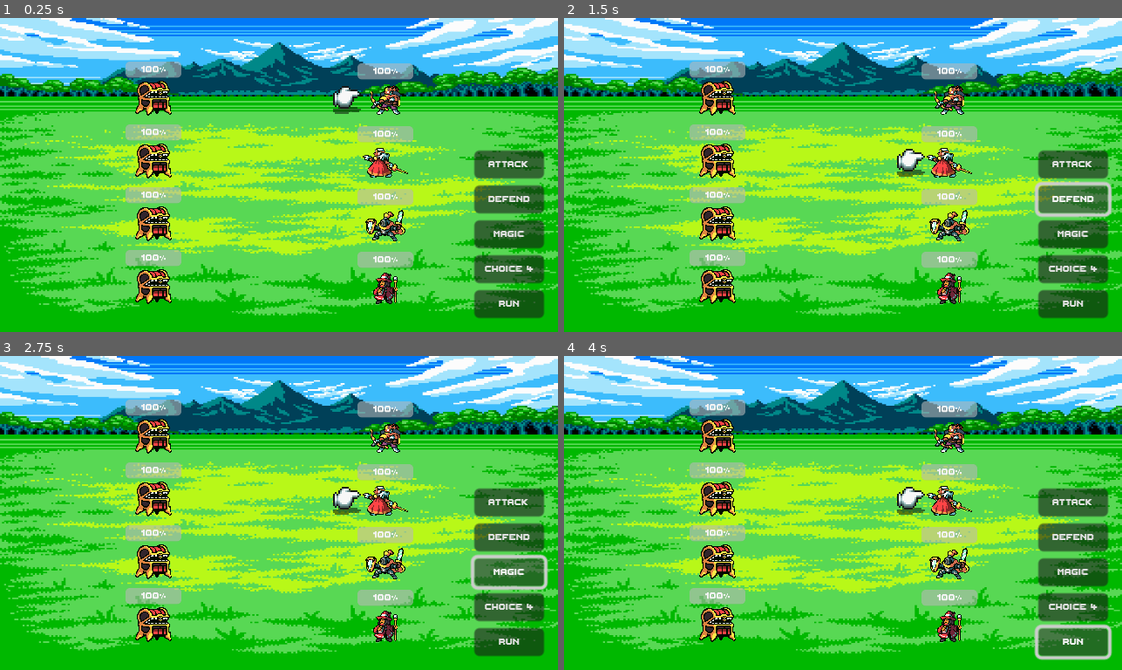
Above: before the commit, frames 1-4 (two rows, left to right).
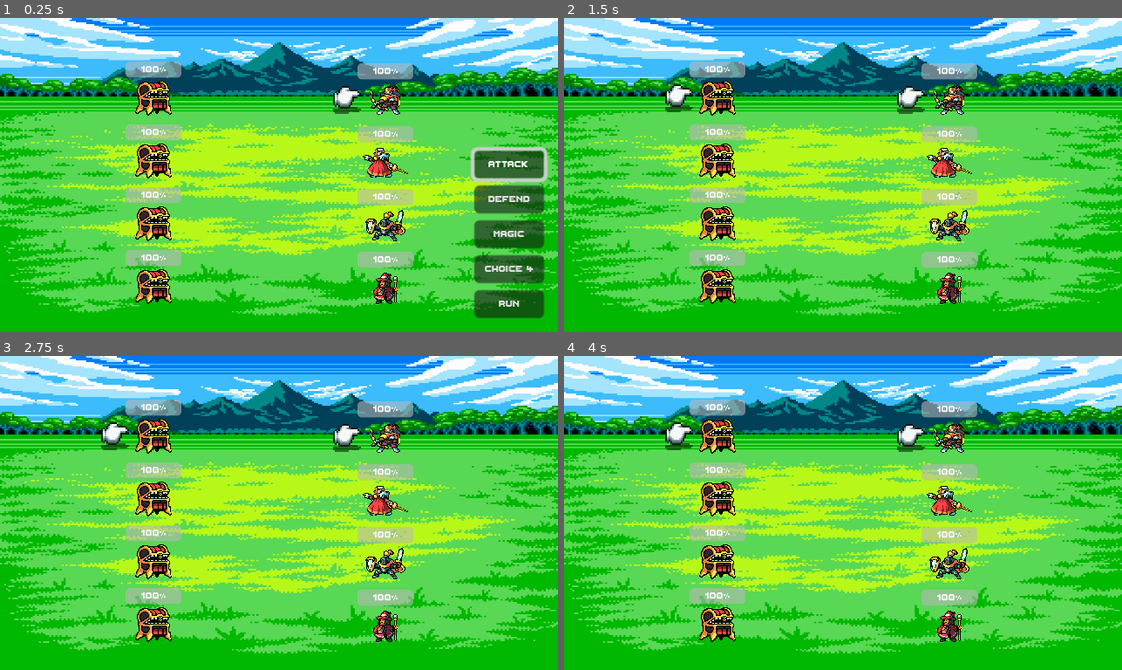
Above: after the commit, the same moments.

Repository: waleedlugod/jrpg
Game: Godot game, scene res://scenes/battle_scene.tscn
Same seed, same stepped clock (60 frames per second), same inputs: the game is played once before the commit and once after it.
Inputs (mouse positions are in pixels of both pictures, inside the frame that each line leads up to):
- Up to frame 1 (0.25 s): no input
- Up to frame 2 (1.5 s): click "Attack" at 0.5 s; click (1071, 200) at 1.25 s, where only the run before the commit has a clickable "Defend"
- Up to frame 3 (2.75 s): click (507, 572) at 2 s, where only the run before the commit has a clickable "Magic"
- Up to frame 4 (4 s): click (1071, 607) at 2.75 s, where only the run before the commit has a clickable "Choice 4"; click (1071, 641) at 3.5 s, where only the run before the commit has a clickable "Run"

The runs differ from the first frame. In frame 1, 0.6% of the frame differs, in the area x 84-99%, y 40-53%; in frame 2, 7.2%; in frame 3, 7.2%; in frame 4, 7.2%, in the area x 18-99%, y 21-97%.
Error before the commit: Cannot call method 'show' on a null value. (res://scripts/enemy_group.gd:66)

Commit message:
refactor to to use game handler (battle_scene.gd)

Diff:
--- a/scenes/battle_scene.tscn
+++ b/scenes/battle_scene.tscn
@@ -1,11 +1,13 @@
-[gd_scene load_steps=5 format=3 uid="uid://y4sj0me3rrwp"]
+[gd_scene load_steps=6 format=3 uid="uid://y4sj0me3rrwp"]
 
 [ext_resource type="Texture2D" uid="uid://cj1sk4ad316me" path="res://assets/rpg-battle-system/background/tumblr_p7k8f3fMWS1wvbydeo1_1280.png" id="1_3hisy"]
+[ext_resource type="Script" path="res://scripts/battle_scene.gd" id="1_u5nxv"]
 [ext_resource type="PackedScene" uid="uid://b4gwvqjmw3g7n" path="res://scenes/enemy_group.tscn" id="1_y55fr"]
 [ext_resource type="PackedScene" uid="uid://ddjnsnnestsan" path="res://scenes/player_group.tscn" id="3_lkmci"]
 [ext_resource type="FontFile" uid="uid://cq3dc84rbkqul" path="res://assets/rpg-battle-system/fonts/ThaleahFat.ttf" id="4_feu23"]
 
 [node name="BattleScene" type="Node2D"]
+script = ExtResource("1_u5nxv")
 
 [node name="TextureRect" type="TextureRect" parent="."]
 offset_right = 320.0
@@ -52,17 +54,15 @@
 text = "Run
 "
 
-[node name="Handler" type="Node" parent="."]
-
-[node name="EnemyGroup" parent="Handler" instance=ExtResource("1_y55fr")]
+[node name="EnemyGroup" parent="." instance=ExtResource("1_y55fr")]
 position = Vector2(88, 46)
 
-[node name="PlayerGroup" parent="Handler" instance=ExtResource("3_lkmci")]
+[node name="PlayerGroup" parent="." instance=ExtResource("3_lkmci")]
 position = Vector2(221, 47)
 
-[connection signal="pressed" from="CanvasLayer/Choice/Attack" to="Handler/EnemyGroup" method="_on_attack_pressed"]
-[connection signal="pressed" from="CanvasLayer/Choice/Defend" to="Handler/EnemyGroup" method="_on_defend_pressed"]
-[connection signal="pressed" from="CanvasLayer/Choice/Magic" to="Handler/EnemyGroup" method="_on_magic_pressed"]
-[connection signal="defend" from="Handler/EnemyGroup" to="Handler/PlayerGroup" method="_on_enemy_group_defend"]
-[connection signal="next_player" from="Handler/EnemyGroup" to="Handler/PlayerGroup" method="_on_enemy_group_next_player"]
-[connection signal="reset_defend" from="Handler/EnemyGroup" to="Handler/PlayerGroup" method="_on_enemy_group_reset_defend"]
+[connection signal="pressed" from="CanvasLayer/Choice/Attack" to="." method="_on_attack_pressed"]
+[connection signal="pressed" from="CanvasLayer/Choice/Attack" to="EnemyGroup" method="_on_attack_pressed"]
+[connection signal="pressed" from="CanvasLayer/Choice/Defend" to="." method="_on_defend_pressed"]
+[connection signal="pressed" from="CanvasLayer/Choice/Defend" to="EnemyGroup" method="_on_defend_pressed"]
+[connection signal="pressed" from="CanvasLayer/Choice/Magic" to="." method="_on_magic_pressed"]
+[connection signal="pressed" from="CanvasLayer/Choice/Magic" to="EnemyGroup" method="_on_magic_pressed"]
--- a/scripts/battle_scene.gd
+++ b/scripts/battle_scene.gd
@@ -1,11 +1,104 @@
 extends Node2D
 
-
-# Called when the node enters the scene tree for the first time.
-func _ready() -> void:
-	pass # Replace with function body.
+@onready var action_choice: VBoxContainer = $"./CanvasLayer/Choice"
+@onready var enemies = $EnemyGroup.enemies
+@onready var players = $PlayerGroup.players
 
 
-# Called every frame. 'delta' is the elapsed time since the previous frame.
-func _process(delta: float) -> void:
+# handles target focus when attacking
+var action_target: int = 0:
+	set(new_action_target):
+		enemies[action_target].unfocus()
+		enemies[new_action_target].focus()
+		action_target= new_action_target
+
+
+# handles player currently taking action
+var current_player: int = 0:
+	set(new_current_player):
+		players[current_player].unfocus()
+		players[new_current_player].focus()
+		current_player= new_current_player
+
+
+var action_queue: Array = []
+var chosen_action: String = ""
+var enemy_action_queue: Array = []
+var rng: RandomNumberGenerator = RandomNumberGenerator.new()
+
+var is_battling: bool = false
+
+
+func _ready() -> void:
+	show_choice()
+
+
+func _process(_delta: float) -> void:
+	if not action_choice.visible:
+		if Input.is_action_just_pressed("ui_up"):
+			if action_target > 0:
+				action_target -= 1
+
+		if Input.is_action_just_pressed("ui_down"):
+			if action_target < enemies.size() - 1:
+				action_target += 1
+
+		if Input.is_action_just_pressed("ui_accept"):
+			action_queue.push_back({
+				chosen_action = chosen_action,
+				target = action_target
+			})
+			if current_player + 1 < players.size():
+				current_player += 1
+			clear_action_target_focus()
+			show_choice()
+
+	if action_queue.size() == players.size() and not is_battling:
+		is_battling = true
+		start_battle_sequence()
+
+
+func start_battle_sequence():
+	for action in action_queue:
+		print(action)
+		match action.chosen_action:
+			"attack": enemies[action.target].take_damage(1)
+			"defend": pass
+			"magic": pass
+	is_battling = false
+	current_player = 0
+	action_queue.clear()
+
+func generate_enemy_actions():
 	pass
+
+
+func show_choice():
+	action_choice.show()
+	action_choice.find_child("Attack").grab_focus()
+
+
+func clear_action_target_focus() -> void:
+	for enemy in enemies: enemy.unfocus()
+
+
+func start_choose_action_target():
+	action_choice.hide()
+	clear_action_target_focus()
+	action_target = 0
+
+
+func _on_attack_pressed() -> void:
+	start_choose_action_target()
+	chosen_action = "attack"
+
+
+func _on_defend_pressed() -> void:
+	action_queue.push_back({chosen_action = "defend"})
+	players[current_player].is_defending = true
+	if current_player + 1 < players.size(): current_player += 1
+
+
+func _on_magic_pressed() -> void:
+	chosen_action = "magic"
+	start_choose_action_target()
--- a/scripts/enemy_group.gd
+++ b/scripts/enemy_group.gd
@@ -1,92 +1,9 @@
 extends Node2D
 
 var enemies: Array = []
-var action_queue: Array  = []
-var is_battling: bool = false
-var index: int = 0
-var currentAction: String = ""
-var rng = RandomNumberGenerator.new()
-
-signal next_player
-signal reset_defend
-signal defend
-@onready var choice: VBoxContainer = $"../CanvasLayer/Choice"
 
 # Called when the node enters the scene tree for the first time.
 func _ready() -> void:
 	enemies = get_children()
 	for i in enemies.size():
 		enemies[i].position = Vector2(0, i*36)
-
-	show_choice()
-
-# Called every frame. 'delta' is the elapsed time since the previous frame.
-func _process(delta: float) -> void:
-	if not choice.visible:
-		if Input.is_action_just_pressed("ui_up"):
-			if index > 0:
-				index -= 1
-				switch_focus(index, index+1)
-
-		if Input.is_action_just_pressed("ui_down"):
-			if index < enemies.size() - 1:
-				index += 1
-				switch_focus(index, index-1)
-
-		if Input.is_action_just_pressed("ui_accept"):
-			action_queue.push_back([currentAction, index])
-			emit_signal("next_player")
-			_reset_focus()
-			show_choice()
-
-	if action_queue.size() == enemies.size() and not is_battling:
-		is_battling = true
-		_action(action_queue)
-
-func _action(stack):
-	for action in stack:
-		match action[0]:
-			"attack":
-				enemies[action[1]].take_damage(1)
-				await get_tree().create_timer(1).timeout
-			"magic": # magic logic
-				enemies[action[1]].take_damage(rng.randf_range(0, 5))
-				await get_tree().create_timer(1).timeout
-				pass
-	action_queue.clear()
-	emit_signal("reset_defend")
-	is_battling = false
-	show_choice()
-
-func switch_focus(x,y):
-	enemies[x].focus()
-	enemies[y].unfocus()
-
-func show_choice():
-	choice.show()
-	choice.find_child("Attack").grab_focus()
-
-func _reset_focus():
-	index = 0
-	for enemy in enemies:
-		enemy.unfocus()
-
-func _start_choosing():
-	_reset_focus()
-	enemies[0].focus()
-
-
-func _on_attack_pressed() -> void:
-	currentAction = "attack"
-	choice.hide()
-	_start_choosing()
-
-func _on_defend_pressed() -> void:
-	action_queue.push_back(["defend"])
-	emit_signal("defend")
-	emit_signal("next_player")
-
-func _on_magic_pressed() -> void:
-	currentAction = "magic"
-	choice.hide()
-	_start_choosing()
